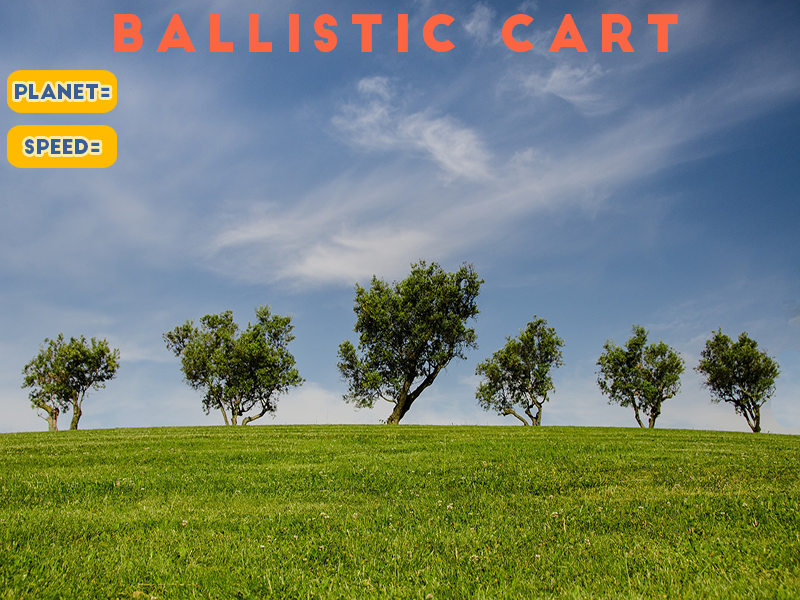
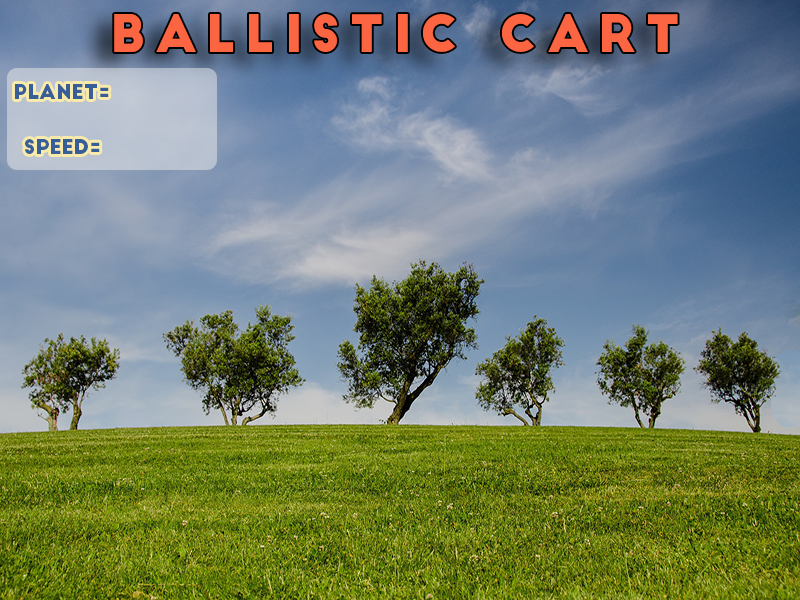
Two versions of the same layered image (800px x 600px). Layer-by-layer changes:
removed layer "Speed" over [7, 125, 117, 168]
added layer "Planet Text" above "Speed=" over [21, 84, 109, 99]
added layer "Speed=" above "Rounded Rectangle 1" over [44, 139, 100, 154]
added layer "Rounded Rectangle 1" (50%) above "Tittle" over [7, 68, 217, 170]
added layer "Tittle" above "planet" over [114, 14, 678, 53]
hid "planet" over [7, 70, 117, 113]
hid "Ballistic cart" over [114, 14, 678, 53]
